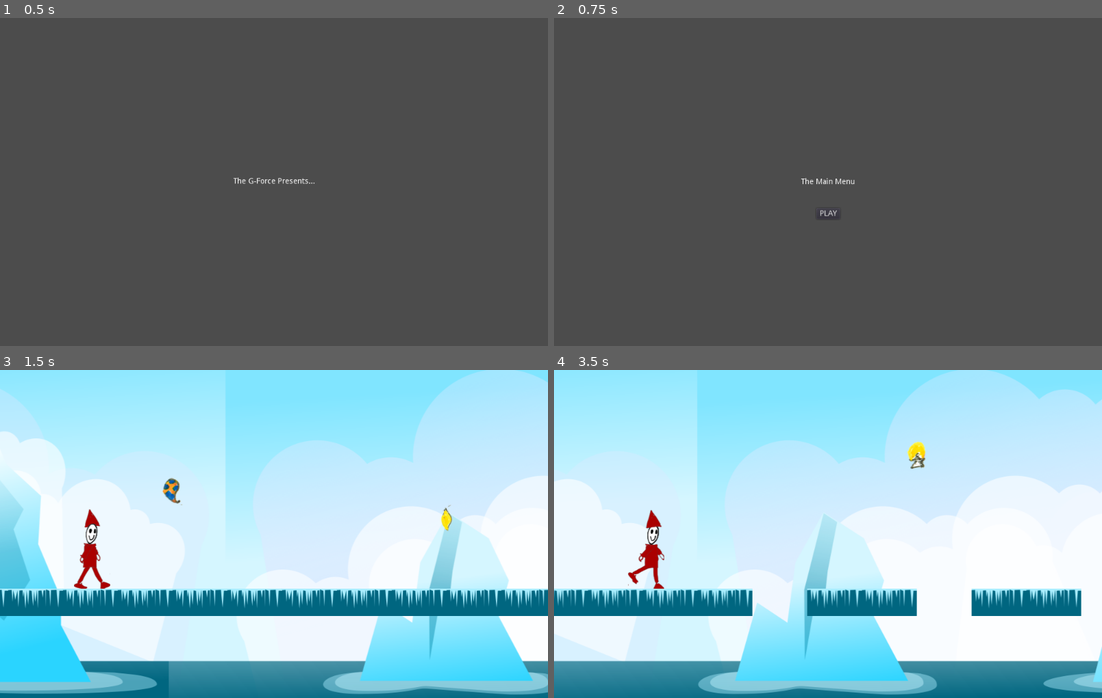
Above: before the commit, frames 1-4 (two rows, left to right).
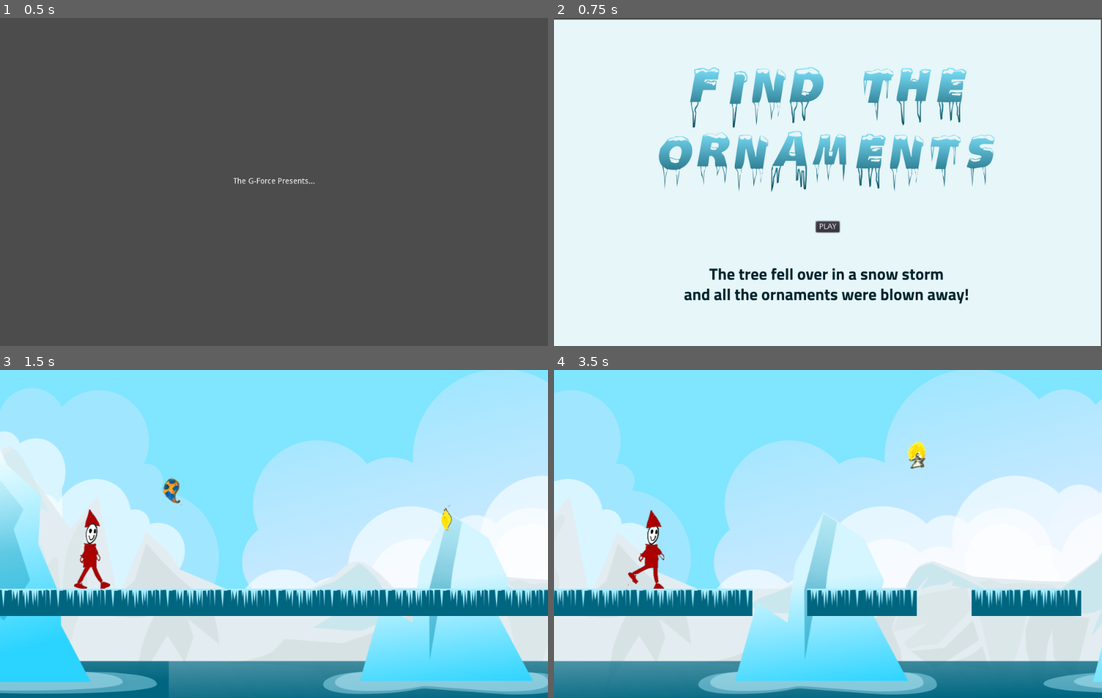
Above: after the commit, the same moments.

Repository: the-g-force/FamJam-December2020
Game: Godot game, scene res://src/SplashScreen.tscn
The game is run twice, just before and just after one commit, with the same random seed, the same clock (stepped at 60 frames per second) and the same inputs.
Inputs (mouse positions are in pixels of both pictures, inside the frame that each line leads up to):
- Up to frame 1 (0.5 s): no input
- Up to frame 2 (0.75 s): tap Enter at 0.5 s; move the mouse to (948, 165) at 0.52 s; click (948, 165) at 0.67 s
- Up to frame 3 (1.5 s): tap Space (jump) at 0.77 s; click "PLAY" at 1.25 s
- Up to frame 4 (3.5 s): move the mouse to (718, 550) at 2.02 s; click (718, 550) at 2.17 s; tap Space (jump) at 2.27 s; move the mouse to (882, 461) at 2.77 s; click (882, 461) at 2.92 s

Frame 1 is identical in both runs. In frame 2, 99% of the frame differs, in the area x 0-100%, y 0-100%; in frame 3, 20%; in frame 4, 23%.

Commit message:
Add menu screen

Diff:
--- a/project/src/MenuScreen.tscn
+++ b/project/src/MenuScreen.tscn
@@ -1,37 +1,38 @@
-[gd_scene load_steps=2 format=2]
+[gd_scene load_steps=3 format=2]
 
 [ext_resource path="res://src/MenuScreen.gd" type="Script" id=1]
+[ext_resource path="res://assets/mainscreen.png" type="Texture" id=2]
 
 [node name="MenuScreen" type="Control"]
-anchor_right = 1.0
-anchor_bottom = 1.0
+anchor_left = 0.5
+anchor_top = 0.5
+anchor_right = 0.5
+anchor_bottom = 0.5
+margin_left = -500.0
+margin_top = -300.0
+margin_right = 500.0
+margin_bottom = 300.0
 script = ExtResource( 1 )
 __meta__ = {
 "_edit_use_anchors_": false
 }
 
-[node name="Label" type="Label" parent="."]
-anchor_left = 0.5
-anchor_top = 0.5
-anchor_right = 0.5
-anchor_bottom = 0.5
-margin_left = -49.0
-margin_top = -7.0
-margin_right = 49.0
-margin_bottom = 7.0
-text = "The Main Menu"
+[node name="mainscreen" type="Sprite" parent="."]
+position = Vector2( 498, 303 )
+z_index = 100
+texture = ExtResource( 2 )
 
-[node name="PlayButton" type="Button" parent="."]
+[node name="PlayButton" type="Button" parent="mainscreen"]
 anchor_left = 0.5
 anchor_top = 1.0
 anchor_right = 0.5
 anchor_bottom = 1.0
-margin_left = -21.5
-margin_top = -252.262
-margin_right = 21.5
-margin_bottom = -232.262
+margin_left = -519.5
+margin_top = -531.262
+margin_right = -476.5
+margin_bottom = -511.262
 text = "PLAY"
 __meta__ = {
 "_edit_use_anchors_": false
 }
-[connection signal="pressed" from="PlayButton" to="." method="_on_PlayButton_pressed"]
+[connection signal="pressed" from="mainscreen/PlayButton" to="." method="_on_PlayButton_pressed"]
Binary file changed: project/assets/background.png
Binary file added: project/assets/mainscreen.png
Not shown, added: project/assets/mainscreen.png.import
